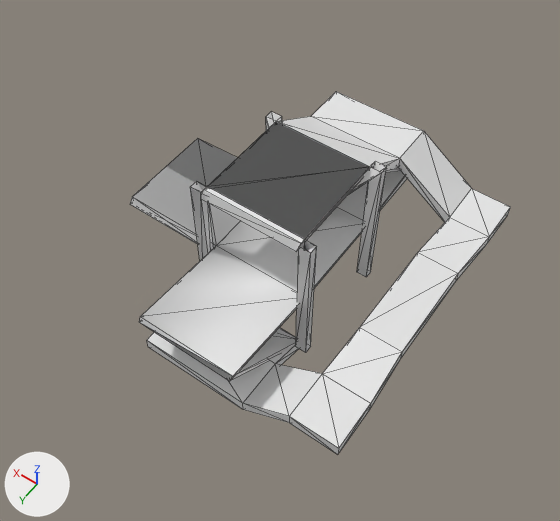
Before and after pictures for a commit that changed the OBJ model src/assets/chapter07/tiles.obj.
Rendered twice from a 50 mm camera at (-35.2, 51.1, 83.9) aimed at (-0.6, 2.7, 7.9). Lighting does not change. The marker at lower left points along +X, +Y and +Z. Mesh edges are drawn as thin lines. Where no turn or scale is listed for an object, it has been applied to the vertices. Vertices at the same position are counted once.

Objects in the first picture: 'tiles'.
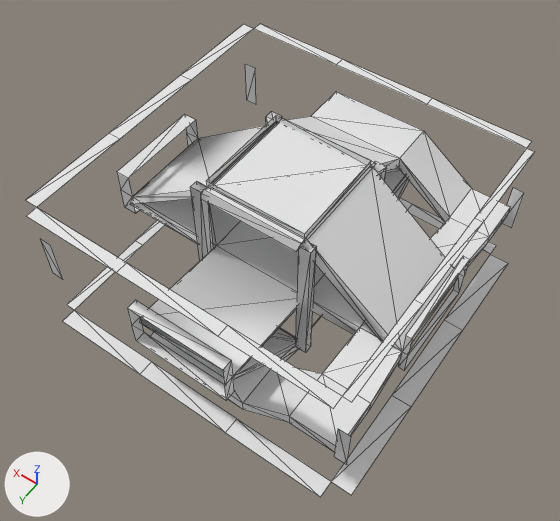
Boxes (x1, y1, x2, y2) around the edits, measured in the pictures (560 x 521 px):
'tiles', reshaped (34% wider, 30% taller): before (130, 91, 510, 454); after (26, 24, 534, 497)
part 1 of me_tiles, added: after (63, 198, 508, 497)
part 2 of me_tiles, added: after (26, 24, 534, 408)
part 3 of me_tiles, added: after (41, 64, 524, 465)

The change, as a diff of the scene's bpy script:
```diff
--- a/src/assets/chapter07/tiles.obj.py
+++ b/src/assets/chapter07/tiles.obj.py
@@ me_tiles @@
 # used by ob_tiles; location = (0.0, 0.0, 0.0)
-me_tiles.from_pydata(...)  # 132 vertices, 236 faces; spans x -20.5..20.4, y -20.0..20.1, z -1.6..20.0
+me_tiles.from_pydata(...)  # 279 vertices, 402 faces; spans x -22.7..22.0, y -21.9..22.2, z -1.8..21.0
+# me_tiles part 1: a new loose piece of 29 vertices spanning x -22.7..21.4, y -21.9..22.2, z 0.0
+# me_tiles part 2: a new loose piece of 28 vertices spanning x -21.0..21.8, y -21.4..21.6, z 20.0
+# me_tiles part 3
+# 42 vertices are added at x -21.5..21.7, y -20.0..20.0, z -1.8..21.0
+# 8 new vertices lie (0.0, 0.0, -3.3) away from vertices in x -20.0..20.0, y -20.0..20.0, z 10.0
+# 8 new vertices lie (0.0, 0.0, 3.3) away from vertices in x -20.0..20.0, y -20.0..20.0, z 10.0
+# 6 new vertices lie (-0.8, 0.0, 0.0) away from vertices in x -20.0, y -6.7..6.7, z 6.7..13.3
+# 6 new vertices lie (0.0, 1.4, 0.0) away from vertices in x -6.7..6.7, y 20.0, z 6.7..13.3
+# 6 new vertices lie (2.0, 0.0, 0.0) away from vertices in x 20.0, y -6.7..6.7, z 6.7..13.3
+# 6 new vertices lie (0.0, -1.3, 0.0) away from vertices in x -6.7..6.7, y -20.0, z 6.7..13.3
+# 8 new vertices lie (0.0, 0.0, 6.6) away from vertices in x -21.5..21.7, y -20.0..20.0, z 6.7
+# 118 new faces join them
```
